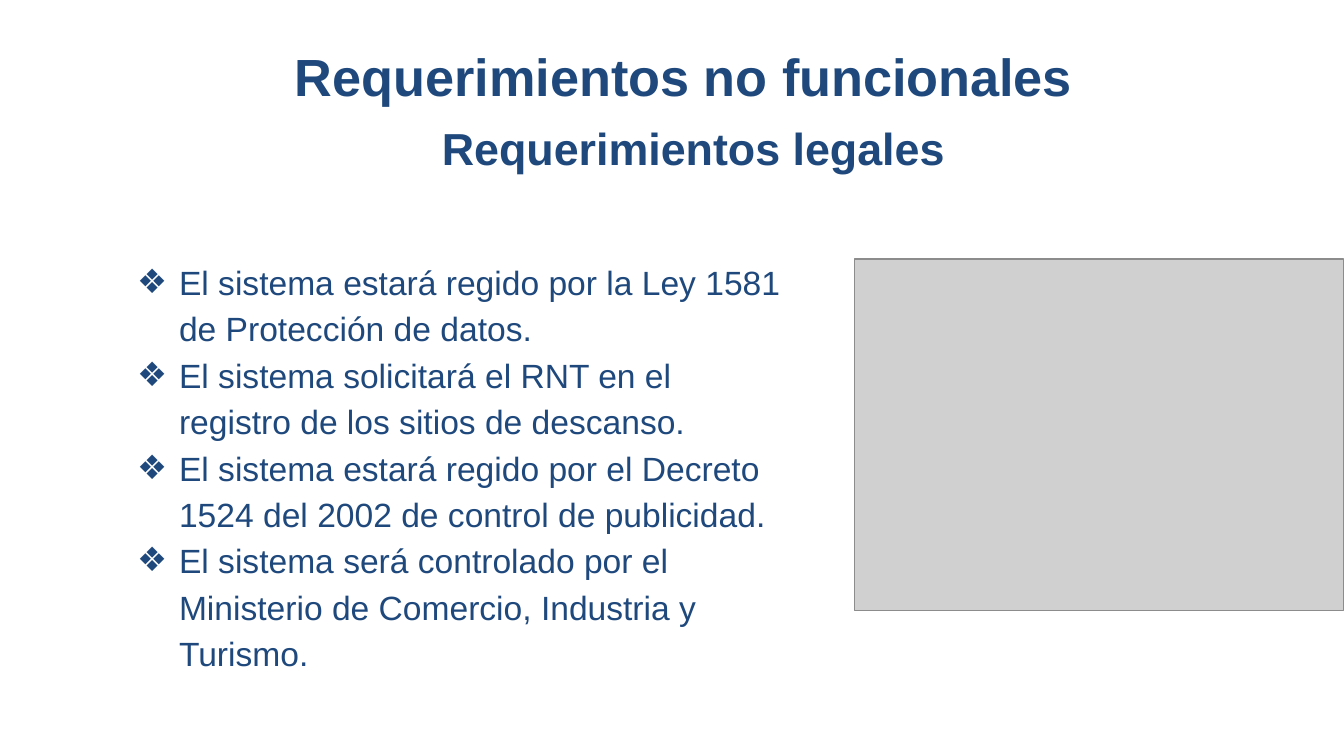
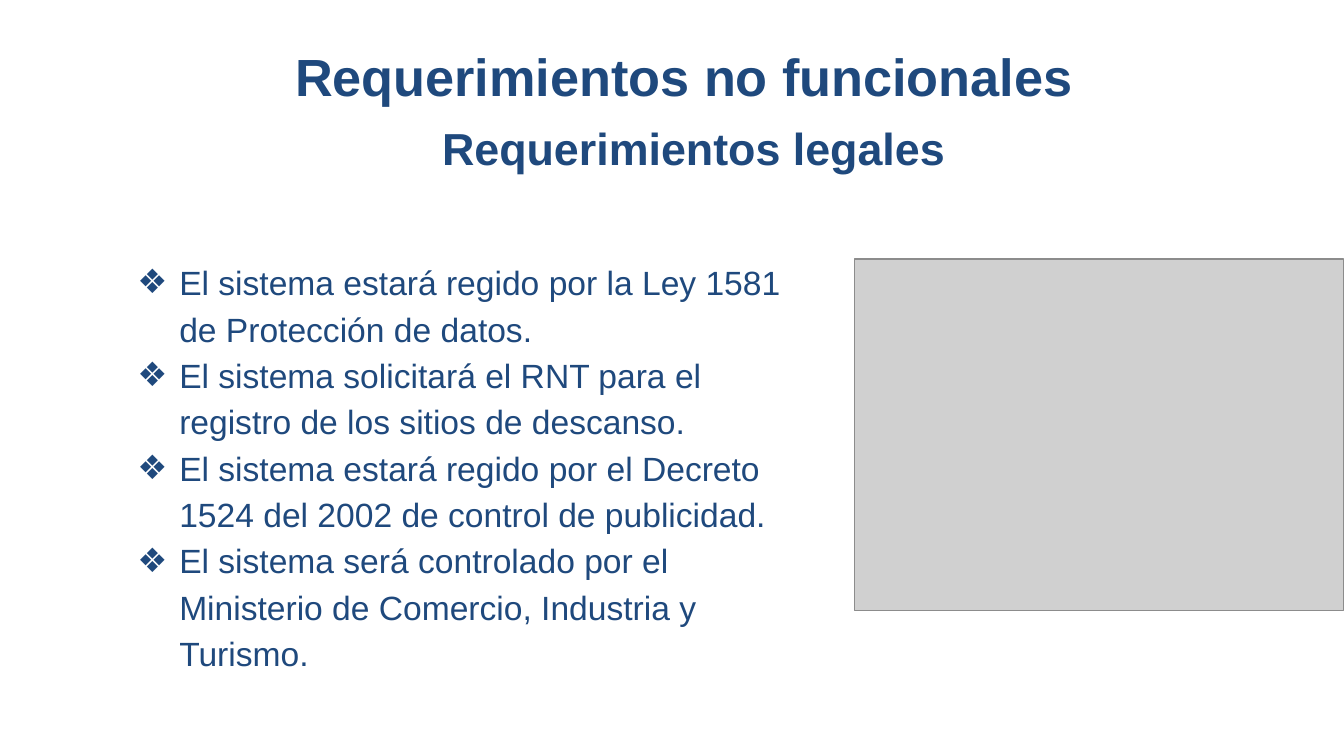
Before and after one commit to LauraV8/ProyectoSena1Tri, a slide deck: slide 27 of Presentación Proyecto.pptx (slide 25 before the commit). Drawn at 1344x756 pixels with LibreOffice and Linux fonts; fonts in the diff are those of the drawing; grey boxes stand for pictures; background and template pictures are left out. Boxes give left, top, right and bottom in pixels: in the first picture for what was removed or moved away, otherwise in the second. Text is boxed around its words. In the diff, an @@ line names an element or a change of style, - is before the commit and + after.

```diff
--- a/Presentación Proyecto.pptx
+++ b/Presentación Proyecto.pptx
@@ text at (179,270,781,667): less space between paragraphs @@
@@ text at (179,363,701,440): text changed @@
-❖ El sistema solicitará el RNT en el registro de los sitios de descanso.
+❖ El sistema solicitará el RNT para el registro de los sitios de descanso.
```
Also in this commit, not shown: 8 other slides changed, 3 slides added, 1 slide removed, 2 other files.
